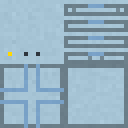
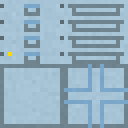
The second 128×128 image is a revision of the first. Changes to its layers:
added group "Corners" (45%) with 4 layers above "Outer Sides" over [0, 4, 64, 56]
added layer "North" (1st of 2, in "Corners") in group "Corners" over [0, 4, 64, 8]
added layer "East" (1st of 2, in "Corners") in group "Corners" over [0, 20, 64, 24]
added layer "South" (1st of 2, in "Corners") in group "Corners" over [0, 36, 64, 40]
added layer "West" (1st of 2, in "Corners") in group "Corners" over [0, 52, 64, 56]
added group "Outer Sides" (33%) with 4 layers above "Diagonal Sides" over [24, 4, 40, 64]
added layer "North" (2nd of 2, in "Outer Sides") in group "Outer Sides" over [24, 4, 40, 16]
added layer "East" (2nd of 2, in "Outer Sides") in group "Outer Sides" over [24, 20, 40, 32]
added layer "South" (2nd of 2, in "Outer Sides") in group "Outer Sides" over [24, 36, 40, 48]
added layer "West" (2nd of 2, in "Outer Sides") in group "Outer Sides" over [24, 52, 40, 64]
added group "Diagonal Sides" (33%) with 4 layers above "Plate Top & Bottom" over [68, 4, 124, 64]
added layer "NorthEast" in group "Diagonal Sides" over [68, 4, 124, 16]
added layer "SouthEast" in group "Diagonal Sides" over [68, 20, 124, 32]
added layer "SouthWest" in group "Diagonal Sides" over [68, 36, 124, 48]
added layer "NorthWest" in group "Diagonal Sides" over [68, 52, 124, 64]
added group "Plate Top & Bottom" (33%) with 2 layers above "Gold Contact" over [0, 64, 128, 128]
added layer "Top" in group "Plate Top & Bottom" over [64, 64, 128, 128]
added layer "Bottom" in group "Plate Top & Bottom" over [0, 64, 68, 128]
renamed "Layer 1" to "Gold Contact", painted on it over [24, 52, 40, 56]
removed layer "Layer 2" (was 31%) over [72, 8, 120, 60]
removed layer "Edging" over [0, 4, 128, 128]
